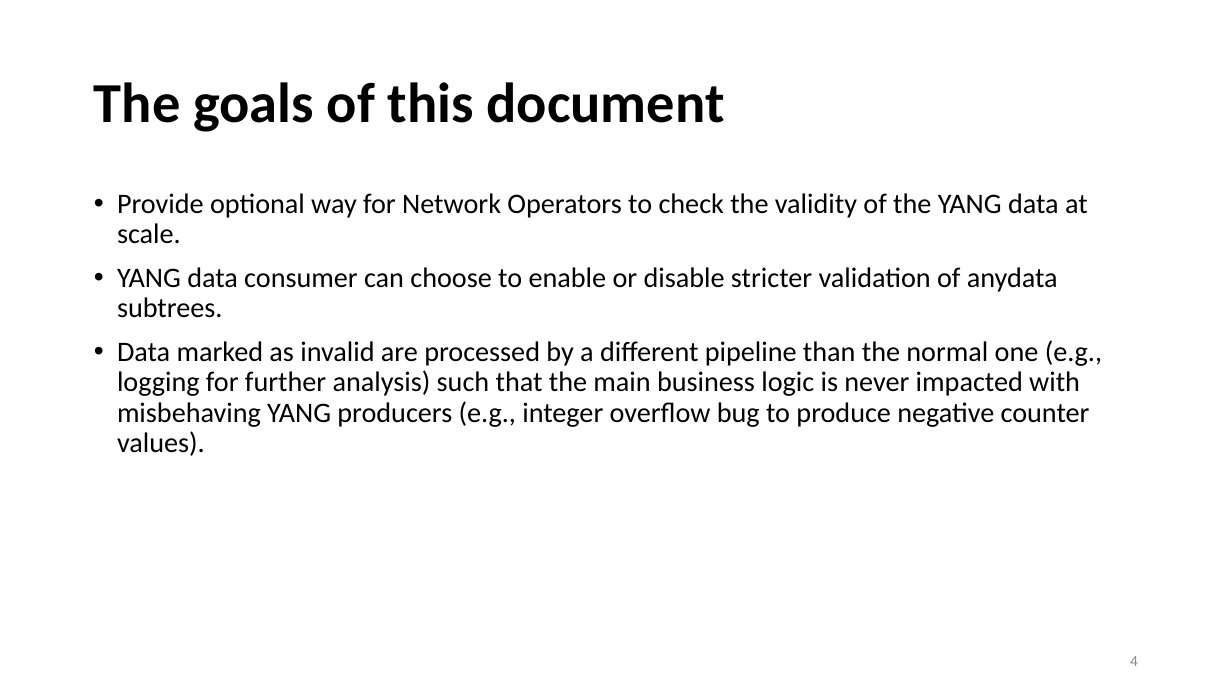
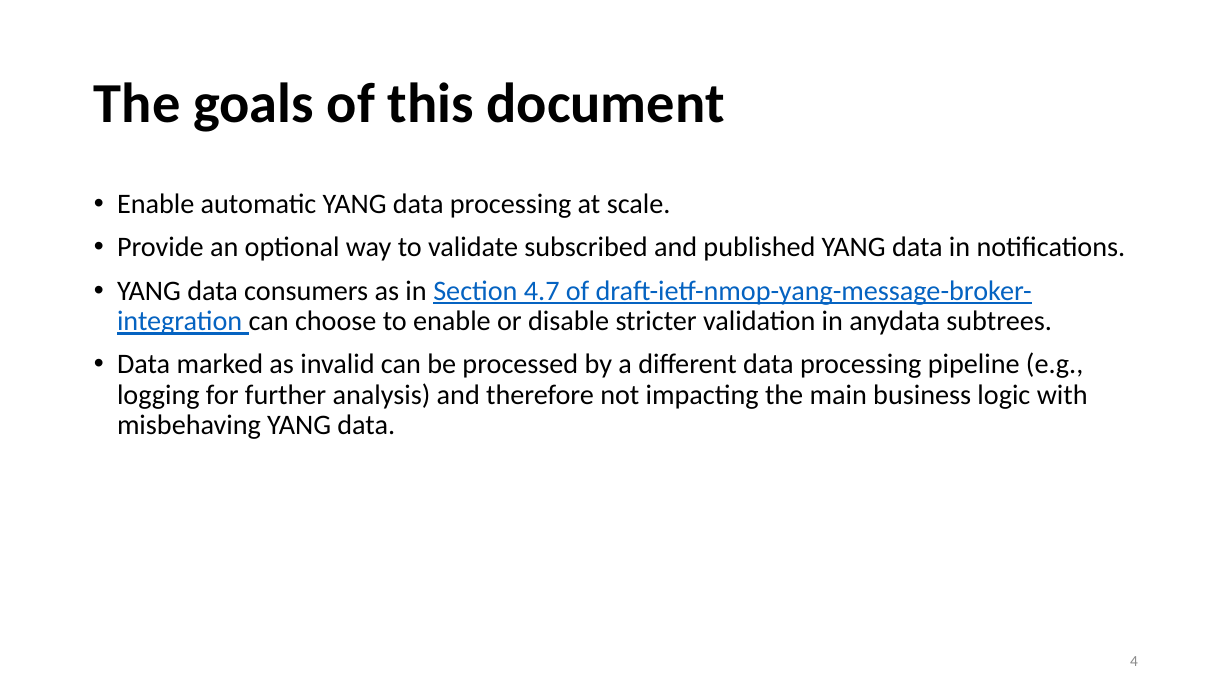
Before and after one commit to network-analytics/ietf-network-analytics-document-status, a slide deck: slide 4 of 124/NETMOD/draft-netana-nmop-yang-anydata-validation.pptx. Drawn at 1232x693 pixels with LibreOffice and Linux fonts; fonts in the diff are those of the drawing. Boxes give left, top, right and bottom in pixels: in the first picture for what was removed or moved away, otherwise in the second. Text is boxed around its words. In the diff, an @@ line names an element or a change of style, - is before the commit and + after.

```diff
--- a/124/NETMOD/draft-netana-nmop-yang-anydata-validation.pptx
+++ b/124/NETMOD/draft-netana-nmop-yang-anydata-validation.pptx
@@ text at [117, 193, 1126, 439]: text changed @@
-• Provide optional way for Network Operators to check the validity of the YANG data at scale.
-• YANG data consumer can choose to enable or disable stricter validation of anydata subtrees.
-• Data marked as invalid are processed by a different pipeline than the normal one (e.g., logging for further analysis) such that the main business logic is never impacted with misbehaving YANG producers (e.g., integer overflow bug to produce negative counter values).
+• Enable automatic YANG data processing at scale.
+• Provide an optional way to validate subscribed and published YANG data in notifications.
+• YANG data consumers as in Section 4.7 of draft-ietf-nmop-yang-message-broker-integration can choose to enable or disable stricter validation in anydata subtrees.
+• Data marked as invalid can be processed by a different data processing pipeline (e.g., logging for further analysis) and therefore not impacting the main business logic with misbehaving YANG data.
```
Also in this commit, not shown: 4 other slides changed, 1 other file.
